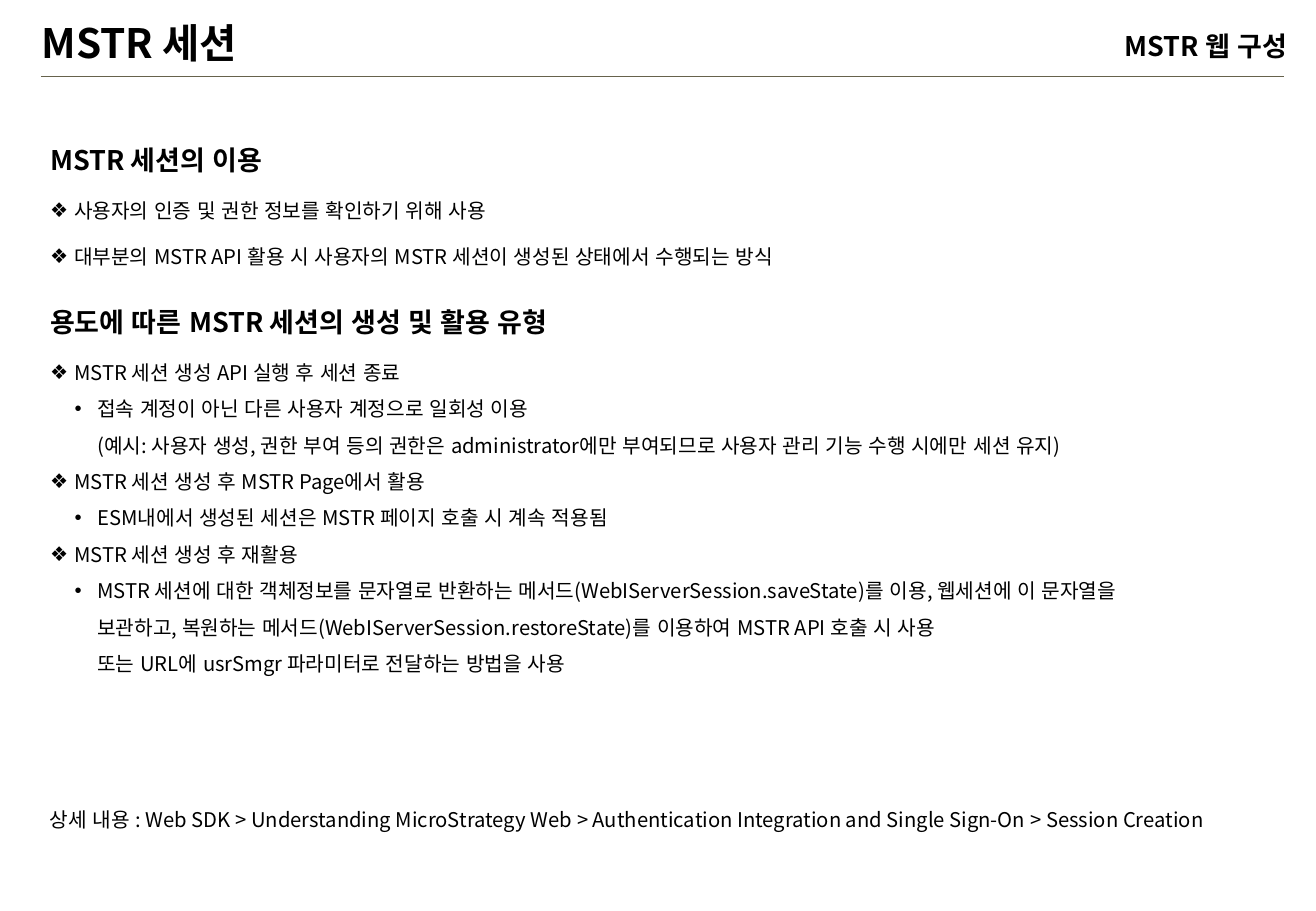
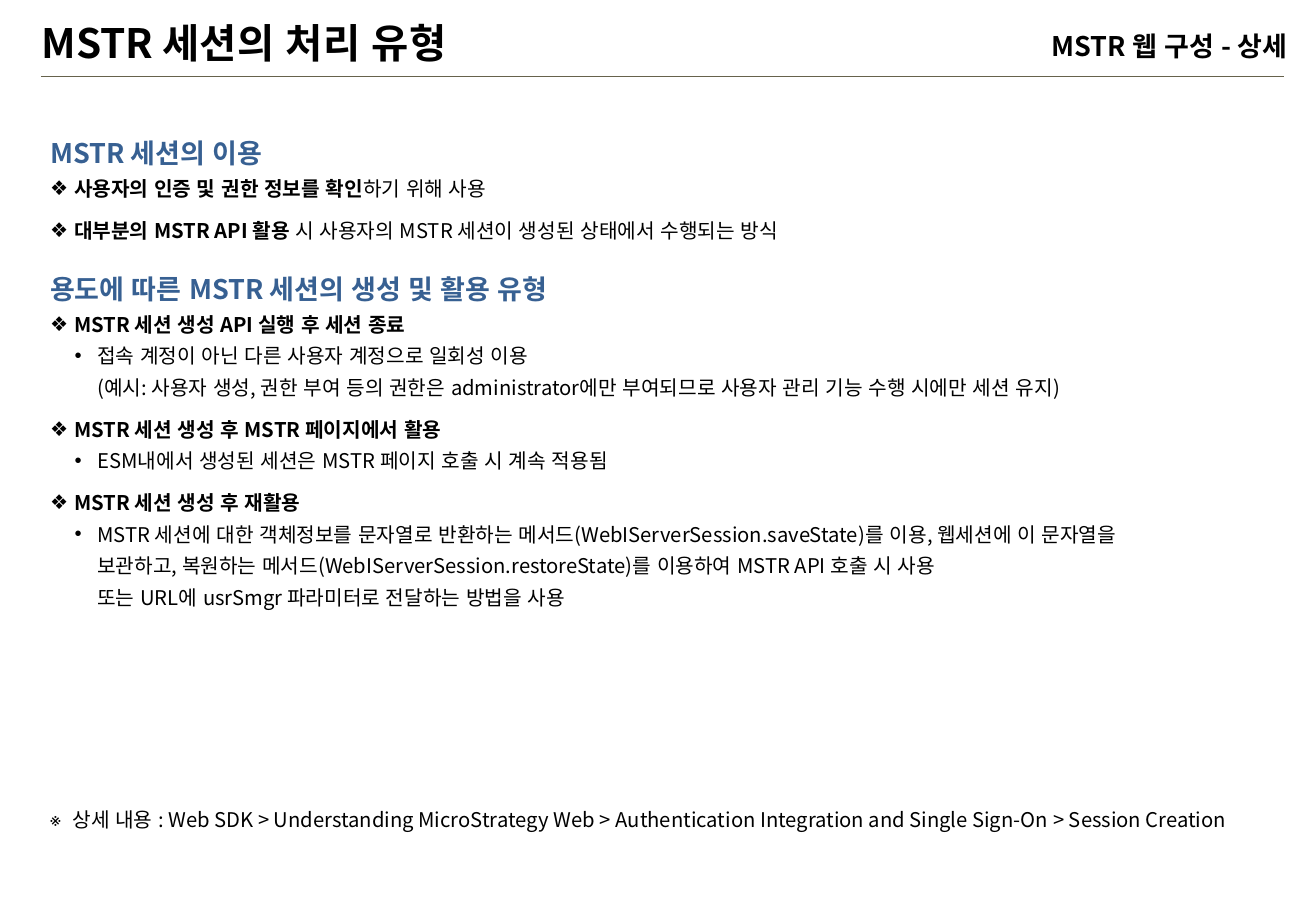
Before and after one commit to iused5/document, a slide deck: slide 25 of MSTR 웹교육/MSTR-웹.pptx (slide 14 before the commit). Drawn at 1316x911 pixels with LibreOffice and Linux fonts; fonts in the diff are those of the drawing; background and template pictures are left out. Boxes give left, top, right and bottom in pixels: in the first picture for what was removed or moved away, otherwise in the second. Text is boxed around its words. In the diff, an @@ line names an element or a change of style, - is before the commit and + after.

```diff
--- a/MSTR 웹교육/MSTR-웹.pptx
+++ b/MSTR 웹교육/MSTR-웹.pptx
@@ title at box(42, 23, 447, 62): text changed @@
-MSTR 세션
+MSTR 세션의 처리 유형
@@ text at box(1052, 33, 1288, 59): text changed @@
-MSTR 웹 구성
+MSTR 웹 구성 - 상세
@@ text at box(50, 140, 1117, 610): text colour #000000 to #376092 in "MSTR 세션의 이용", "용도에 따른 MSTR 세션의 생성 및 활용 ..."; bold on in "사용자의 인증 및 권한 정보를 확인하기", "대부분의 MSTR API 활용", "MSTR 세션 생성 API 실행 후 세션 ...", "MSTR 세션 생성 후 재활용"; line spacing 1.5 to 1.3; less space between paragraphs; more space between paragraphs @@
@@ text at box(74, 420, 441, 439): text changed; bold on @@
-❖ MSTR 세션 생성 후 MSTR Page에서 활용
+❖ MSTR 세션 생성 후 MSTR 페이지에서 활용
@@ text "상세 내용 : Web SDK ..." at box(72, 810, 1226, 832): bullet none to ※ @@
```
Also in this commit, not shown: 25 other slides changed, 13 slides added, 1 slide removed, 1 other file.
